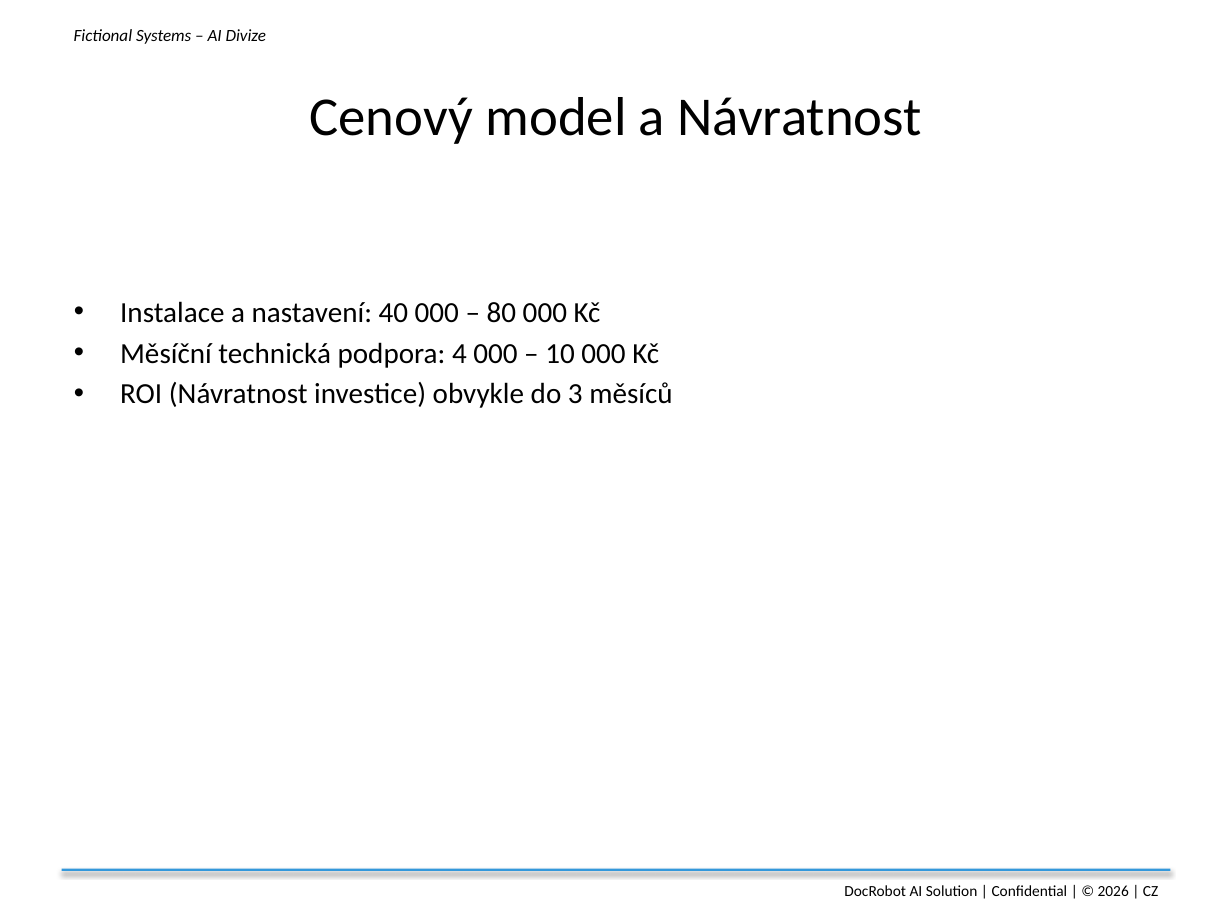
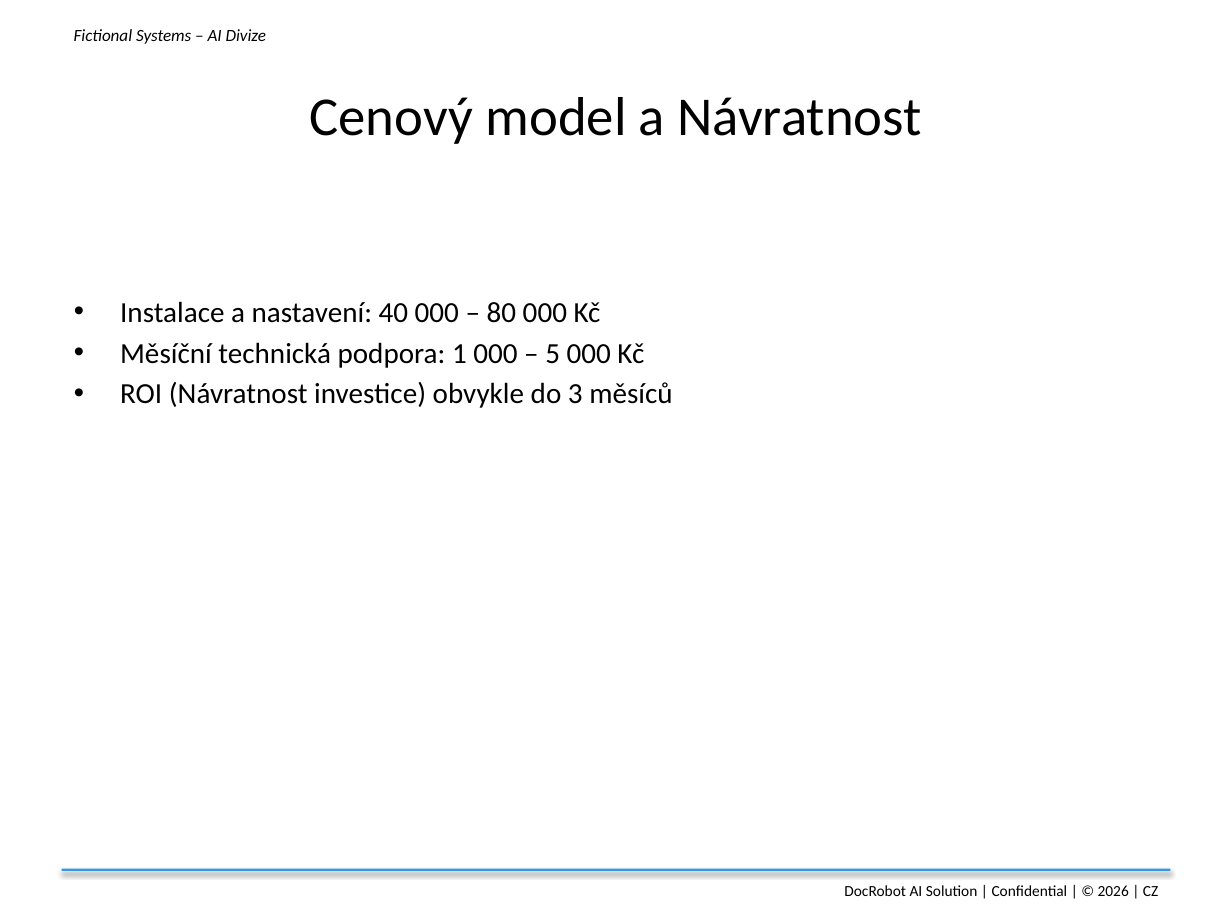
Before and after one commit to hrivnak/fictionalsystems, a slide deck: slide 8 of docs/DocRobot_Prezentace_CS.pptx. Drawn at 1232x924 pixels with LibreOffice and Linux fonts; fonts in the diff are those of the drawing. Boxes give left, top, right and bottom in pixels: in the first picture for what was removed or moved away, otherwise in the second. Text is boxed around its words. In the diff, an @@ line names an element or a change of style, - is before the commit and + after.

```diff
--- a/docs/DocRobot_Prezentace_CS.pptx
+++ b/docs/DocRobot_Prezentace_CS.pptx
@@ text at (120, 342, 644, 368): text changed @@
-• Měsíční technická podpora: 4 000 – 10 000 Kč
+• Měsíční technická podpora: 1 000 – 5 000 Kč
```
Also in this commit, not shown: 4 other files.
